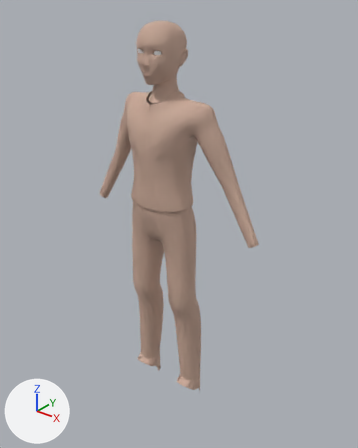
One commit to the Blender file Prison Break/Assets/GameAssets/TitleScreen/title_screen.blend: the scene before it, then after it.
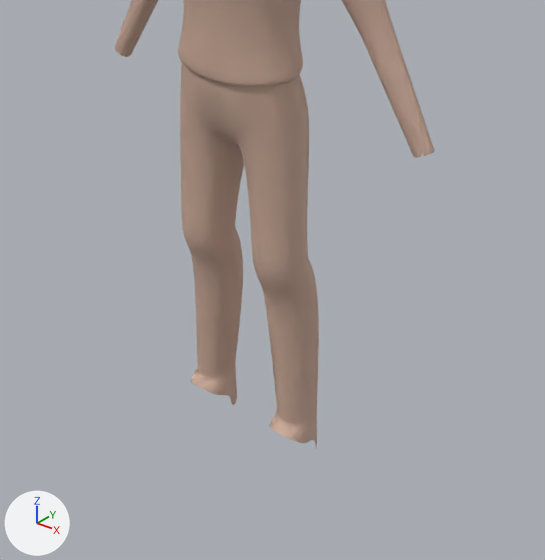
Each version is shown whole from a 50 mm camera at (11.6, -13.56, 16.92) aimed at (0.62, 0.15, 8.42), then close up on the part from 12% to 88% of the width and 38% to 100% of the height. The lights are fixed; the arrows at lower left show +X, +Y and +Z.
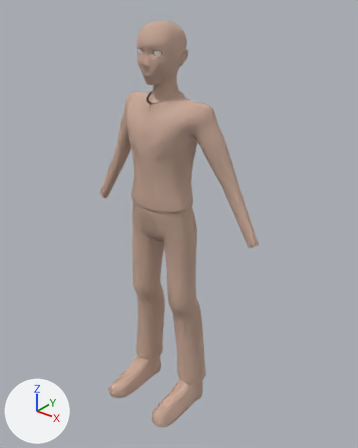
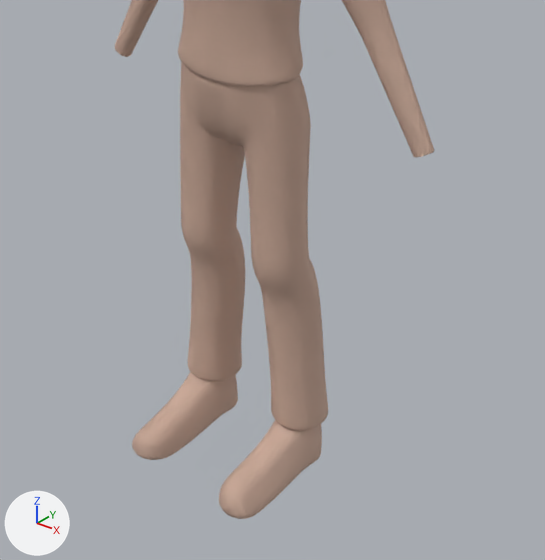
What the commit changed:
me_cube is used by ob_cube; location (0.0, 0.0, 0.0); scale (2.55, 2.55, 2.55).
me_cube had 1386 vertices, 1338 faces and spanned x 0.0..1.6, y -0.41..0.41, z 0.01..6.19.
me_cube now has 1457 vertices, 1409 faces and spans x 0.0..1.6, y -0.94..0.41, z -0.01..6.19.
Part 1, on me_cube:
16 vertices are removed from x 0.1..0.66, y -0.19..0.32, z 0.01..3.14.
46 faces are deleted.
7 vertices in x 0.59..0.64, y -0.09..0.07, z 1.86..2.15 move by (0.01, 0.0, 0.0).
5 vertices in x 0.35..0.52, y 0.13..0.23, z 1.94..2.11 move by (0.0, 0.01, 0.0).
5 vertices in x 0.15..0.25, y -0.24..0.12, z 1.77..2.14 move by (-0.01, 0.0, 0.0).
3 vertices in x 0.53..0.63, y -0.02..0.32, z 1.49..2.14 move by (0.01, 0.01, 0.0).
3 vertices in x 0.18..0.36, y 0.1..0.27, z 1.88..2.07 move by (-0.01, 0.01, 0.0).
50 vertices move from x 0.0..0.66, y -0.27..0.36, z 0.2..3.04 to x 0.0..0.76, y -0.28..0.38, z 0.01..3.15.
87 vertices are added at x 0.0..0.73, y -0.94..0.35, z -0.01..3.63.
105 new faces join them, mat_skin_001 (beige #c8a898), smooth.
12 new faces join them, mat_skin_001 (beige #c8a898).

Boxes [x1, y1, x2, y2] around the edits, measured in the close-ups (545 x 560 px):
'Cube', reshaped
    before: [115, 0, 434, 448]
    after: [115, 0, 434, 519]
part 1 of me_cube, built on
    before: [181, 91, 319, 448]
    after: [132, 80, 326, 519]
